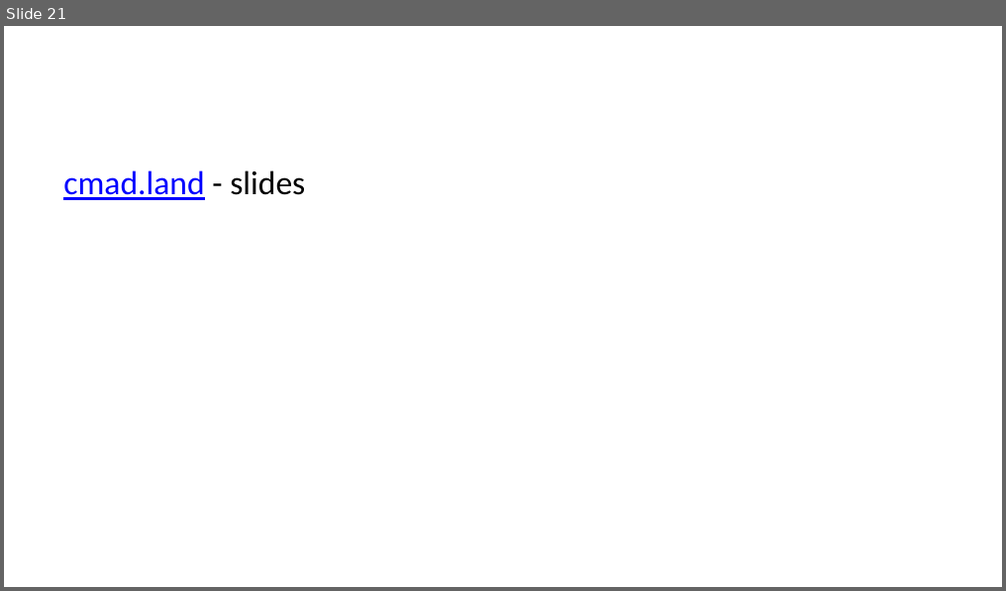
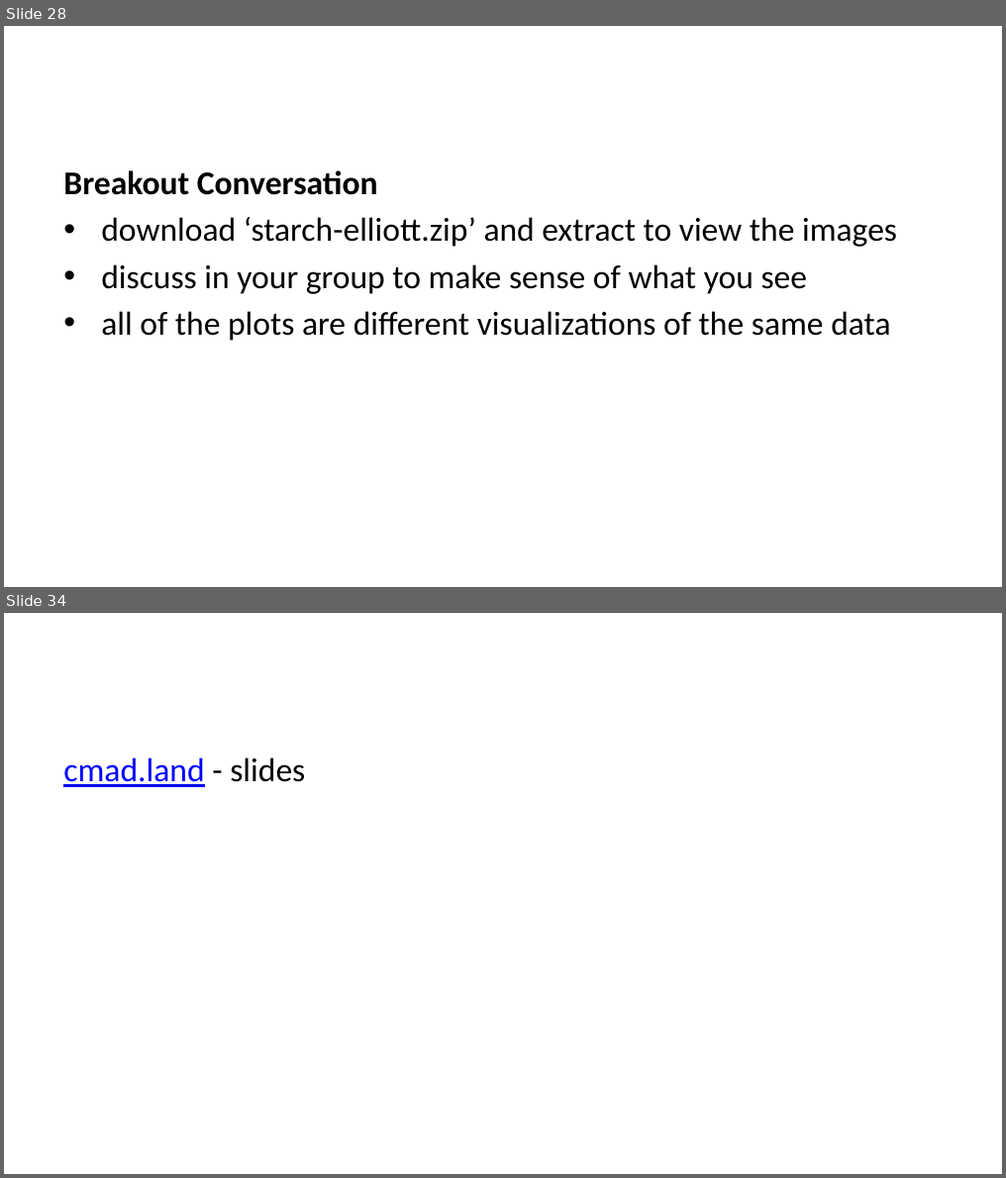
Before and after one commit to cmadland/slides, a slide deck: docs/posts/fpl-assessment/index.pptx. Shown one above the other, each under a label of ours: slide 21 before the commit, slides 28 and 34 after it; the slides between them are not shown. The pictures are 1006x591 and 1006x1178 pixels, drawn with LibreOffice and Linux fonts; fonts in the diff are those of the drawing. Boxes give left, top, right and bottom in pixels: in the first picture for what was removed or moved away, otherwise in the second. Text is boxed around its words. In the diff, an @@ line names an element or a change of style, - is before the commit and + after.

Commit message:
up to starch

```diff
--- a/docs/posts/fpl-assessment/index.pptx
+++ b/docs/posts/fpl-assessment/index.pptx
@@ slide 28 added at (x1=4, y1=26, x2=1002, y2=587), background #FFFFFF @@
@@ text added at (x1=63, y1=171, x2=897, y2=341), 24 pt, text #000000 @@
+Breakout Conversation
+• download ‘starch-elliott.zip’ and extract to view the images
+• discuss in your group to make sense of what you see
+• all of the plots are different visualizations of the same data
@@ what was slide 21 is now slide 34 @@
```
Also in this commit, not shown: 2 slides changed, 15 other slides added, 2 slides removed, 19 other files.
